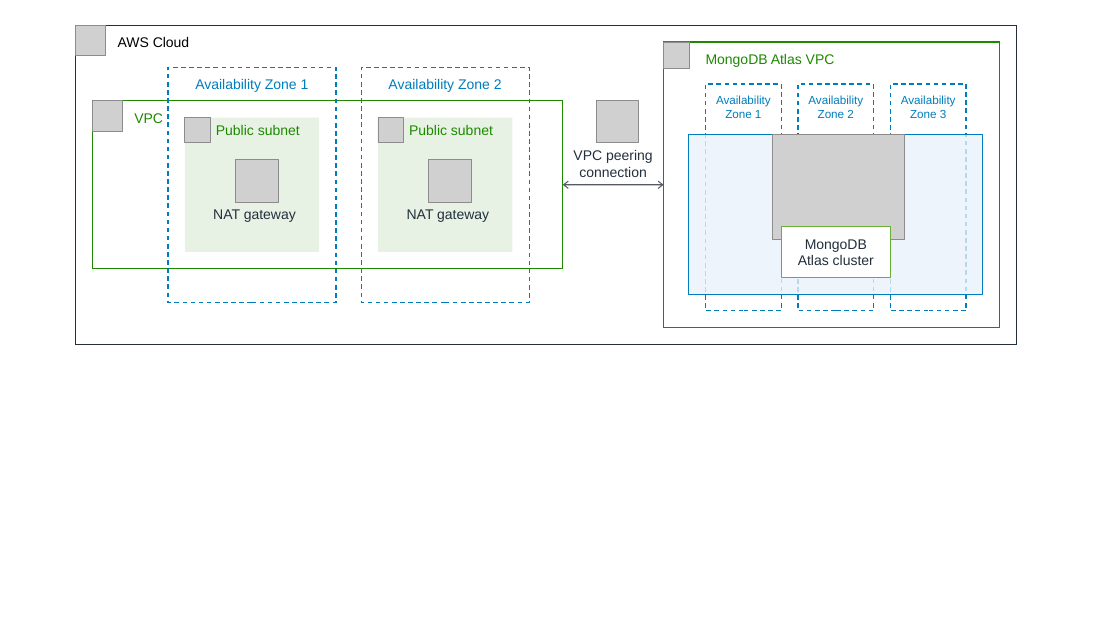
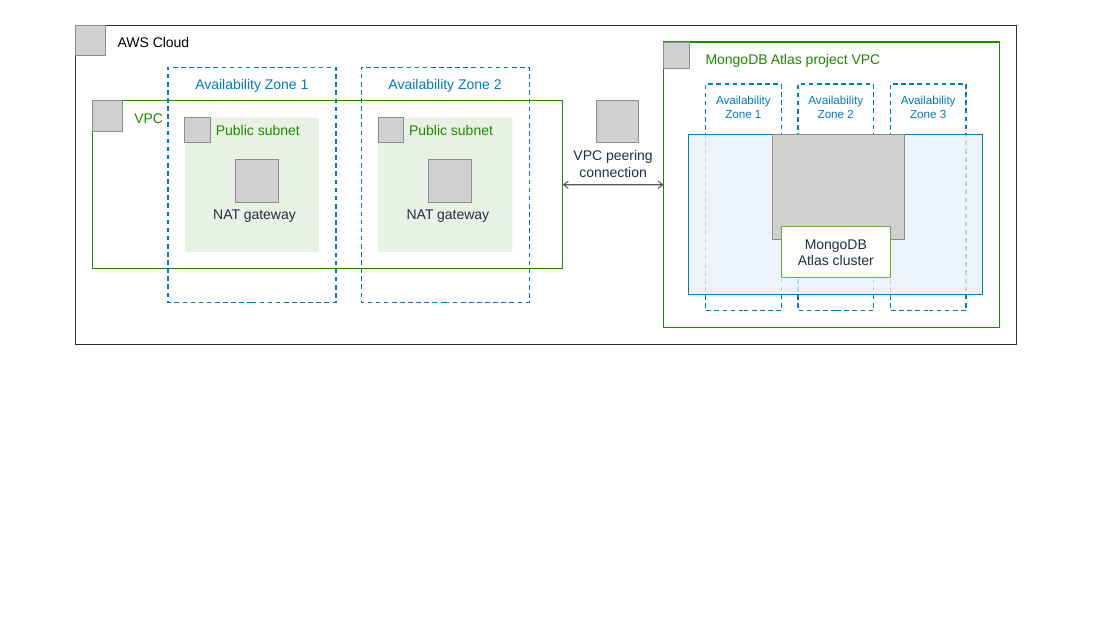
Before and after one commit to SuperMohit/quickstart-mongodb-atlas, a slide deck: slide 1 of images/mongodb-atlas-architecture-diagram.pptx. Drawn at 1120x630 pixels with LibreOffice and Linux fonts; fonts in the diff are those of the drawing; grey boxes stand for pictures. Boxes give left, top, right and bottom in pixels: in the first picture for what was removed or moved away, otherwise in the second. Text is boxed around its words. In the diff, an @@ line names an element or a change of style, - is before the commit and + after.

```diff
--- a/images/mongodb-atlas-architecture-diagram.pptx
+++ b/images/mongodb-atlas-architecture-diagram.pptx
@@ text in rectangle at (706, 54, 881, 67): text changed @@
-MongoDB Atlas VPC
+MongoDB Atlas project VPC
```
Also in this commit, not shown: 2 other files.
